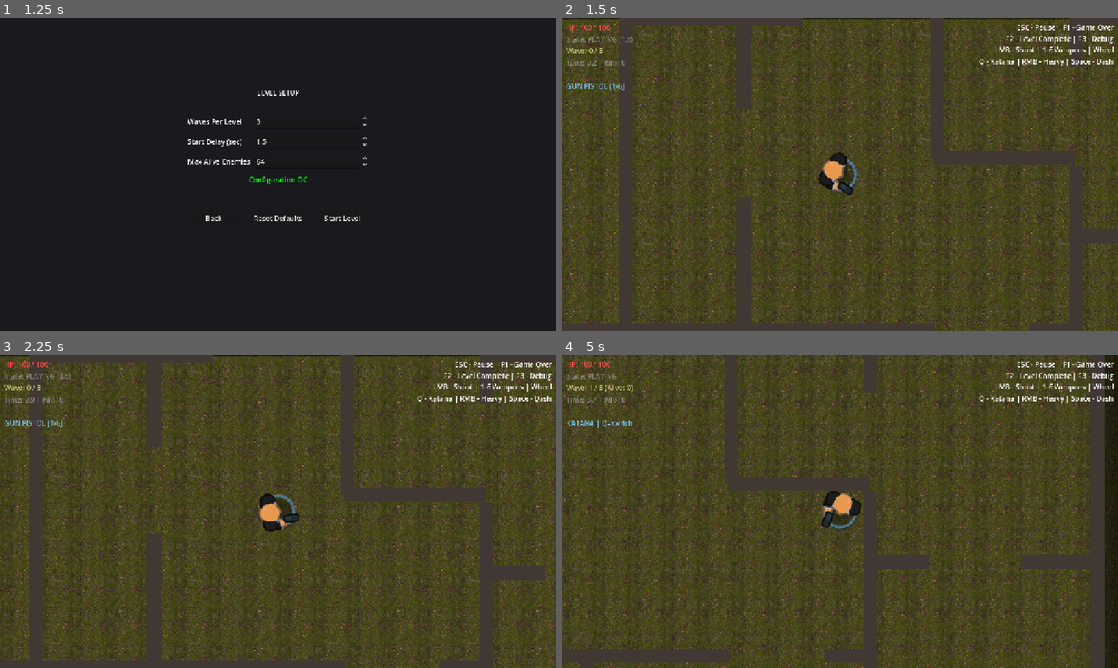
Above: before the commit, frames 1-4 (two rows, left to right).
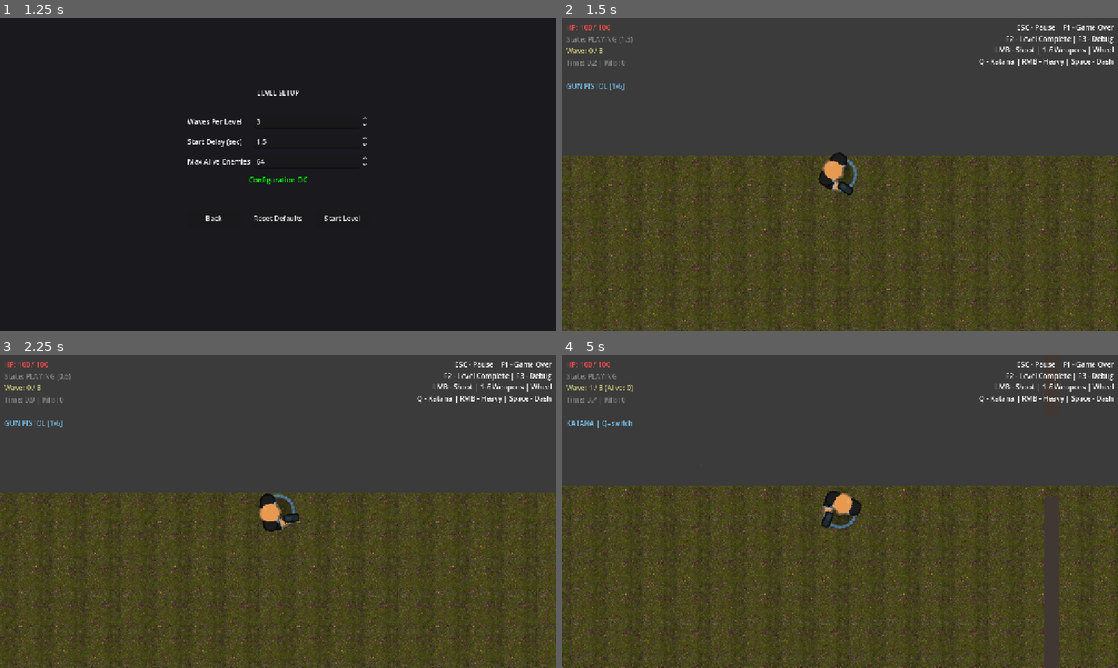
Above: after the commit, the same moments.

Repository: Alex-cat-ui/arena-shooter
Game: Godot game, scene res://scenes/app_root.tscn
The game is run twice, just before and just after one commit, with the same random seed, the same clock (stepped at 60 frames per second) and the same inputs.
Inputs (mouse positions are in pixels of both pictures, inside the frame that each line leads up to):
- Up to frame 1 (1.25 s): click "New Game" at 0.5 s
- Up to frame 2 (1.5 s): click "Start Level" at 1.25 s
- Up to frame 3 (2.25 s): tap Enter at 2 s; move the mouse to (400, 495) at 2.02 s; hold D (move_right) from 2.03 s (still down); tap Space (katana_dash) at 2.1 s
- Up to frame 4 (5 s): move the mouse to (728, 527) at 2.77 s; release D (move_right) at 2.78 s; hold S (move_down) 2.78-3.53 s; right-click (728, 527) at 2.85 s; move the mouse to (895, 442) at 3.52 s; hold D (move_right) 3.53-4.28 s; click (895, 442) at 3.6 s; move the mouse to (812, 574) at 4.27 s; hold W (move_up) from 4.28 s (still down); tap Q (katana_toggle) at 4.35 s

Frame 1 is identical in both runs. In frame 2, 42% of the frame differs, in the area x 0-100%, y 0-100%; in frame 3, 42%; in frame 4, 44%.

Commit message:
chore: sync pending arena layout files

Diff:
--- a/src/levels/level_mvp.gd
+++ b/src/levels/level_mvp.gd
@@ -4,6 +4,9 @@
 ## CANON: ESC toggles pause, F1/F2 for debug state changes, F3 debug overlay.
 ## CANON: StartDelaySec - player CAN move, enemies MUST NOT spawn.
 extends Node2D
+
+## Arena shape presets
+enum ArenaPreset { SQUARE, LANDSCAPE, PORTRAIT }
 
 ## Scene references
 const ENEMY_SCENE := preload("res://scenes/entities/enemy.tscn")
@@ -114,6 +117,23 @@
 		RuntimeState.kills = 0
 		RuntimeState.damage_dealt = 0
 		RuntimeState.damage_received = 0
+
+
+func _random_arena_rect() -> Rect2:
+	var preset := randi() % 3
+	var cx := 0.0
+	var cy := 0.0
+	if preset == ArenaPreset.SQUARE:
+		var s := randf_range(2100.0, 2700.0)
+		return Rect2(cx - s * 0.5, cy - s * 0.5, s, s)
+	elif preset == ArenaPreset.LANDSCAPE:
+		var h := randf_range(1650.0, 2100.0)
+		var w := h * randf_range(1.3, 1.6)
+		return Rect2(cx - w * 0.5, cy - h * 0.5, w, h)
+	else:  # PORTRAIT
+		var w := randf_range(1650.0, 2100.0)
+		var h := w * randf_range(1.3, 1.6)
+		return Rect2(cx - w * 0.5, cy - h * 0.5, w, h)
 
 
 func _init_systems() -> void:
@@ -179,7 +199,16 @@
 	arena_boundary.name = "ArenaBoundary"
 	arena_boundary.z_index = -1  # Behind entities
 	add_child(arena_boundary)
-	arena_boundary.initialize(_arena_min, _arena_max)
+	# Random arena shape
+	if GameConfig and GameConfig.procedural_layout_enabled:
+		var arena_rect := _random_arena_rect()
+		_arena_min = arena_rect.position
+		_arena_max = arena_rect.end
+		arena_boundary.initialize(_arena_min, _arena_max)
+		wave_manager.arena_min = _arena_min
+		wave_manager.arena_max = _arena_max
+	else:
+		arena_boundary.initialize(_arena_min, _arena_max)
 
 	# Procedural layout
 	layout_walls = Node2D.new()
@@ -487,6 +516,14 @@
 		print("[LevelMVP] Debug overlay: %s" % ("ON" if _debug_overlay_visible else "OFF"))
 
 
+## Part 9: F4 - regenerate layout
+func _unhandled_key_input(event: InputEvent) -> void:
+	if event is InputEventKey and event.pressed and not event.echo:
+		if event.keycode == KEY_F4:
+			print("[LevelMVP] F4: Regenerating layout")
+			regenerate_layout(0)
+
+
 func _update_hud() -> void:
 	if not RuntimeState:
 		return
@@ -578,11 +615,12 @@
 		var layout_label := _debug_container.get_node_or_null("LayoutLabel") as Label
 		if layout_label:
 			if _layout and _layout.valid:
-				layout_label.text = "Layout: seed=%d rooms=%d corridors=%d doors=%d ok=true max_doors=%d loops=%d isolated=%d" % [
+				layout_label.text = "Layout: seed=%d rooms=%d corr=%d doors=%d mode=%s hubs=%d voids=%d avg_deg=%.1f max_d=%d loops=%d iso=%d [F4=regen]" % [
 					_layout.layout_seed, _layout.rooms.size(), _layout.corridors.size(), _layout.doors.size(),
-					_layout.max_doors_stat, _layout.extra_loops, _layout.isolated_fixed]
+					_layout.layout_mode_name, _layout._hub_ids.size(), _layout._void_ids.size(),
+					_layout.avg_degree, _layout.max_doors_stat, _layout.extra_loops, _layout.isolated_fixed]
 			elif _layout:
-				layout_label.text = "Layout: INVALID"
+				layout_label.text = "Layout: INVALID [F4=regen]"
 			else:
 				layout_label.text = "Layout: disabled"
 
@@ -665,8 +703,16 @@
 		child.queue_free()
 	for child in layout_debug.get_children():
 		child.queue_free()
+	# Random arena shape on regeneration
+	var arena_rect := _random_arena_rect()
+	_arena_min = arena_rect.position
+	_arena_max = arena_rect.end
+	if arena_boundary:
+		arena_boundary.initialize(_arena_min, _arena_max)
+	if wave_manager:
+		wave_manager.arena_min = _arena_min
+		wave_manager.arena_max = _arena_max
 	# Regenerate
-	var arena_rect := Rect2(_arena_min, _arena_max - _arena_min)
 	var s := new_seed
 	if s == 0:
 		s = int(Time.get_ticks_msec()) % 999999
--- /dev/null
+++ b/tests/test_layout_stats.tscn
@@ -0,0 +1,6 @@
+[gd_scene load_steps=2 format=3]
+
+[ext_resource type="Script" path="res://tests/test_layout_stats.gd" id="1_stats"]
+
+[node name="TestLayoutStats" type="Node"]
+script = ExtResource("1_stats")
Not shown, added: assets/sprites/footprints/boot_print_cc0.png.import
Not shown, added: tests/test_layout_stats.gd.uid
Not shown, added: HYBRID_ARENA_MODULES_V0.1.md
Not shown, added: PLAN_HM_LAYOUT_IMPROVEMENTS.md
